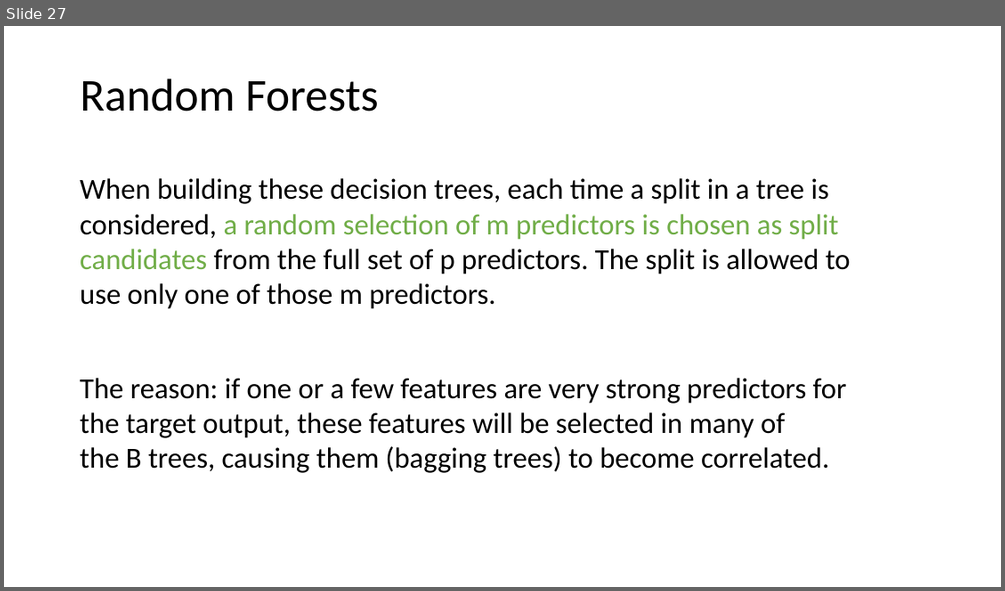
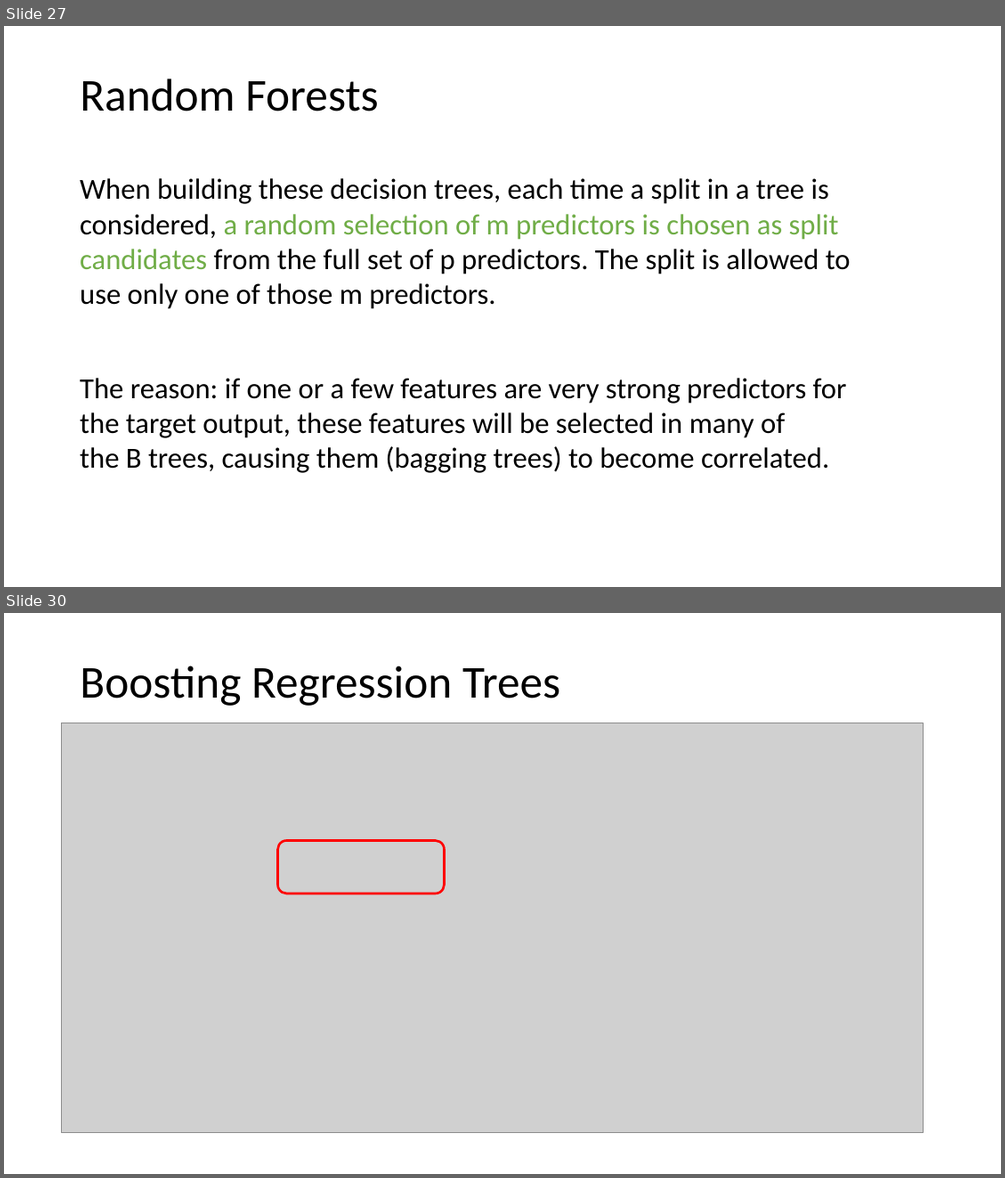
Before and after one commit to tianzheng4/tianzheng4.github.io, a slide deck: _umkc-teaching/slides/Lecture9.pptx. Shown one above the other, each under a label of ours: slide 27 before the commit, slides 27 and 30 after it; the slides between them are not shown. The pictures are 1005x591 and 1005x1178 pixels, drawn with LibreOffice and Linux fonts; fonts in the diff are those of the drawing; grey boxes stand for pictures. Boxes give left, top, right and bottom in pixels: in the first picture for what was removed or moved away, otherwise in the second. Text is boxed around its words. In the diff, an @@ line names an element or a change of style, - is before the commit and + after.

```diff
--- a/_umkc-teaching/slides/Lecture9.pptx
+++ b/_umkc-teaching/slides/Lecture9.pptx
@@ slide 30 added at <box>4,613,1001,1174</box>, background #FFFFFF @@
@@ title added at <box>80,666,560,706</box>, 44 pt, text #000000 @@
+Boosting Regression Trees
@@ picture added at <box>62,723,923,1132</box> @@
@@ rounded rectangle added at <box>278,840,445,893</box>, outline #FF0000 2.25 pt @@
```
Also in this commit, not shown: 4 other slides added, 2 other files.
